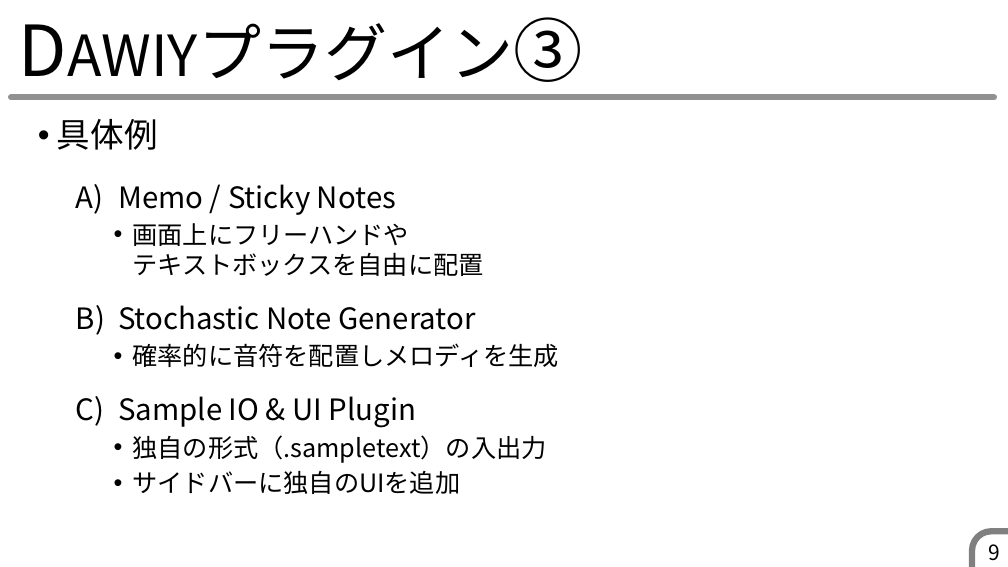
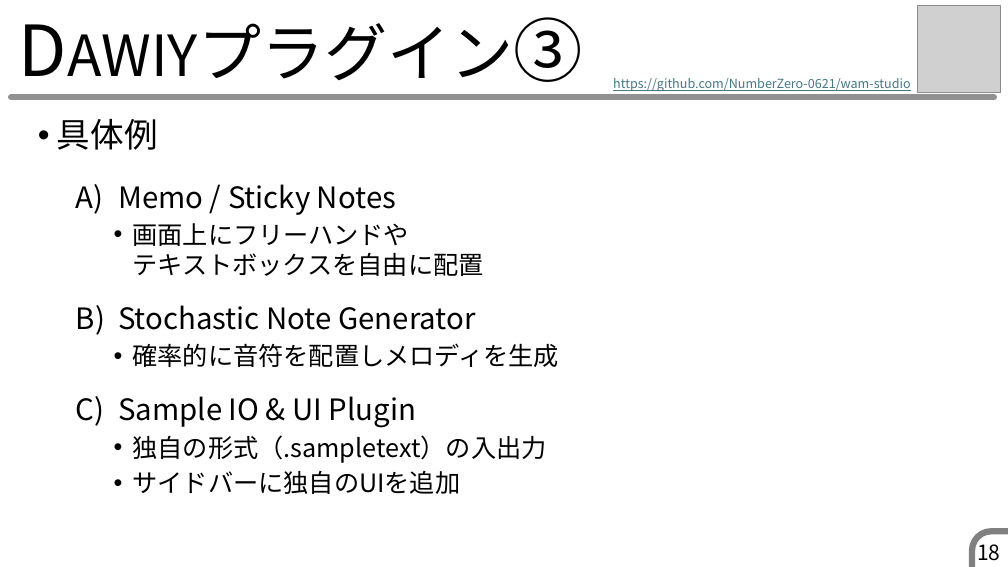
Before and after one commit to muse-studio/pbl2025, a slide deck: slide 18 of 発表スライド・ポスター/EC79_DAWIY_スライド.pptx (slide 9 before the commit). Drawn at 1008x567 pixels with LibreOffice and Linux fonts; fonts in the diff are those of the drawing; grey boxes stand for pictures. Boxes give left, top, right and bottom in pixels: in the first picture for what was removed or moved away, otherwise in the second. Text is boxed around its words. In the diff, an @@ line names an element or a change of style, - is before the commit and + after.

```diff
--- a/発表スライド・ポスター/EC79_DAWIY_スライド.pptx
+++ b/発表スライド・ポスター/EC79_DAWIY_スライド.pptx
@@ picture added at box(918, 5, 1001, 93) @@
@@ text added at box(613, 78, 910, 91), 12 pt, text #467886, underline @@
+https://github.com/NumberZero-0621/wam-studio
@@ page number at box(977, 539, 1000, 561): text changed @@
-9
+18
```
Also in this commit, not shown: 11 other slides changed, 8 slides added.
